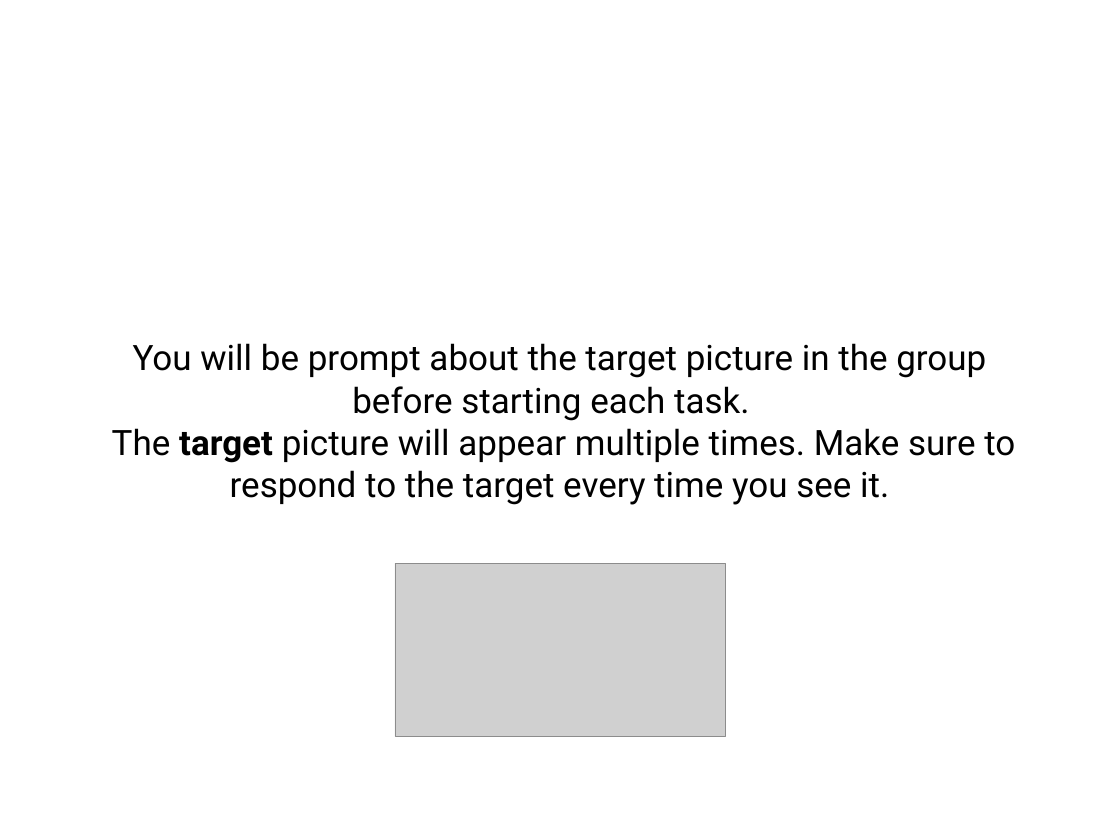
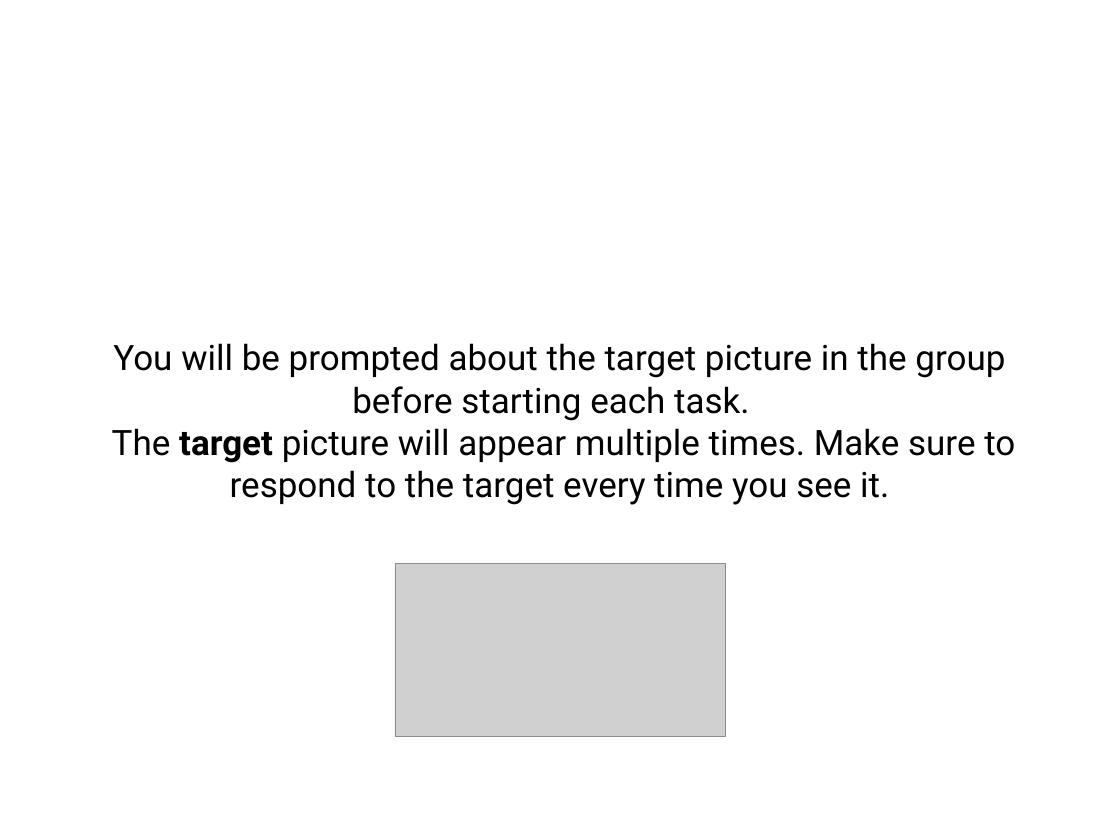
Before and after one commit to psych251/daffner2000, a slide deck: slide 5 of experiment/misc/instruction_visuals.pptx. Drawn at 1120x840 pixels with LibreOffice and Linux fonts; fonts in the diff are those of the drawing; grey boxes stand for pictures. Boxes give left, top, right and bottom in pixels: in the first picture for what was removed or moved away, otherwise in the second. Text is boxed around its words. In the diff, an @@ line names an element or a change of style, - is before the commit and + after.

```diff
--- a/experiment/misc/instruction_visuals.pptx
+++ b/experiment/misc/instruction_visuals.pptx
@@ text at (113,343,1005,421): text changed @@
-You will be prompt about the target picture in the group before starting each task.
+You will be prompted about the target picture in the group before starting each task.
```
Also in this commit, not shown: 2 other slides changed, 4 slides removed, 8 other files.
